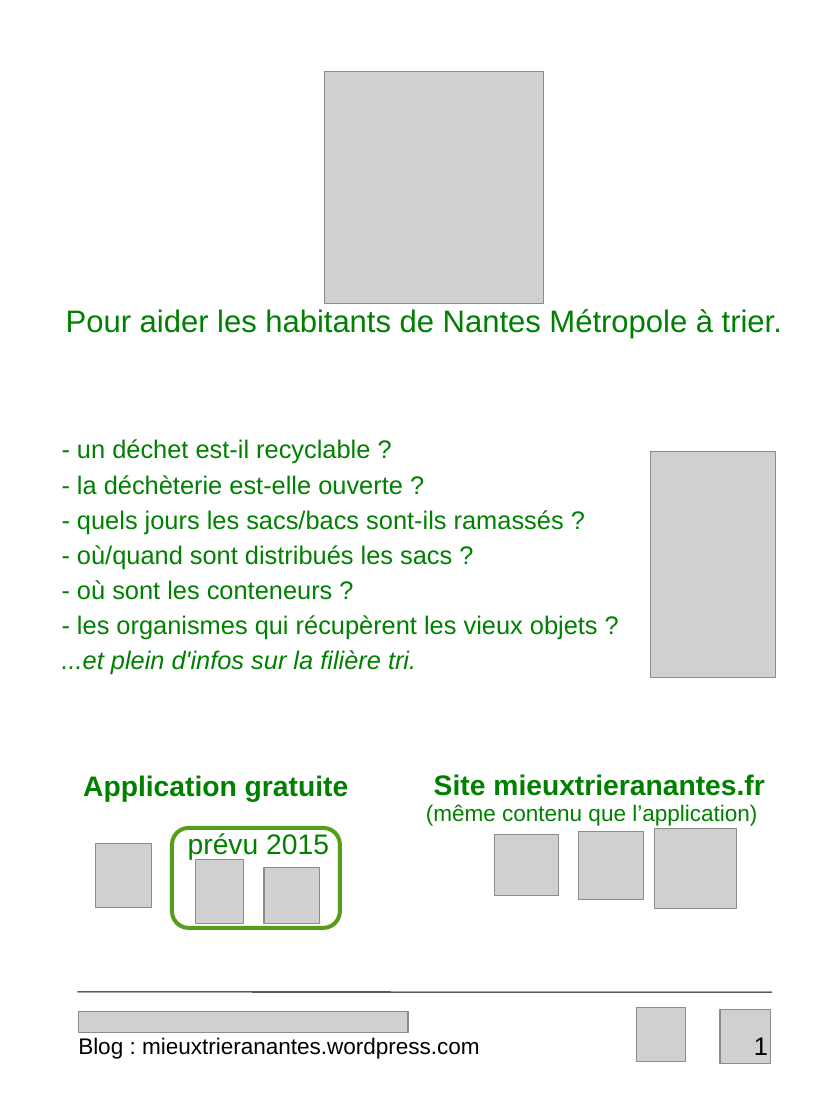
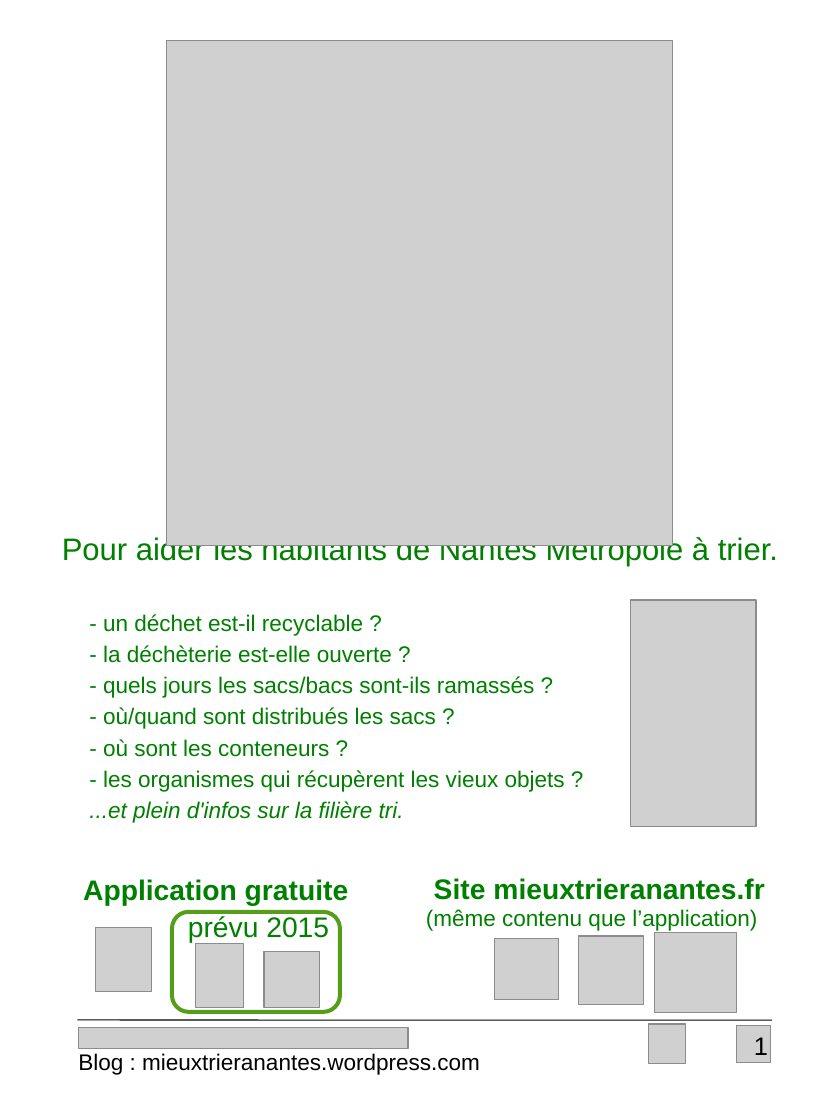
Before and after one commit to vivreanantes/VivreANantes_Complements, a slide deck: slide 1 of doc/affiche.ppt. Drawn at 840x1120 pixels with LibreOffice and Linux fonts; fonts in the diff are those of the drawing; grey boxes stand for pictures. Boxes give left, top, right and bottom in pixels: in the first picture for what was removed or moved away, otherwise in the second. Text is boxed around its words. In the diff, an @@ line names an element or a change of style, - is before the commit and + after.

```diff
--- a/doc/affiche.ppt
+++ b/doc/affiche.ppt
@@ picture resized from (x1=79, y1=1012, x2=408, y2=1032) to (x1=167, y1=40, x2=672, y2=545) @@
@@ text "Pour aider les habitants de ..." moved from (x1=66, y1=309, x2=782, y2=339) to (x1=62, y1=535, x2=778, y2=566) @@
@@ text "- un déchet est-il recyclable ..." moved from (x1=62, y1=439, x2=598, y2=674) to (x1=89, y1=614, x2=565, y2=823) @@
@@ text "- un déchet est-il recyclable ..." at (x1=89, y1=614, x2=565, y2=823): size 18 to 16 pt @@
@@ picture resized from (x1=495, y1=835, x2=559, y2=896) to (x1=631, y1=600, x2=756, y2=827) @@
@@ text "Application gratuite" moved from (x1=83, y1=775, x2=349, y2=802) to (x1=83, y1=879, x2=349, y2=906) @@
@@ text "Site mieuxtrieranantes.fr" moved from (x1=426, y1=774, x2=764, y2=826) to (x1=426, y1=878, x2=764, y2=931) @@
@@ picture resized from (x1=324, y1=72, x2=543, y2=304) to (x1=95, y1=927, x2=151, y2=991) @@
@@ text "prévu 2015" moved from (x1=188, y1=833, x2=329, y2=859) to (x1=188, y1=916, x2=329, y2=943) @@
@@ rounded rectangle moved from (x1=172, y1=828, x2=339, y2=927) to (x1=172, y1=912, x2=339, y2=1012) @@
@@ picture resized from (x1=264, y1=867, x2=320, y2=923) to (x1=196, y1=944, x2=244, y2=1008) @@
@@ picture resized from (x1=196, y1=859, x2=244, y2=923) to (x1=264, y1=952, x2=320, y2=1008) @@
@@ picture resized from (x1=579, y1=832, x2=643, y2=900) to (x1=495, y1=939, x2=559, y2=999) @@
@@ picture resized from (x1=654, y1=828, x2=735, y2=908) to (x1=579, y1=935, x2=643, y2=1004) @@
@@ picture resized from (x1=95, y1=844, x2=151, y2=908) to (x1=654, y1=932, x2=735, y2=1013) @@
@@ text "Blog : mieuxtrieranantes.wordpress.com" moved from (x1=78, y1=1037, x2=480, y2=1059) to (x1=78, y1=1053, x2=480, y2=1075) @@
@@ line moved from (77, 991) - (772, 992) to (77, 1020) - (772, 1020) @@
@@ picture resized from (x1=650, y1=451, x2=775, y2=677) to (x1=79, y1=1028, x2=408, y2=1048) @@
@@ picture resized from (x1=720, y1=1009, x2=771, y2=1063) to (x1=648, y1=1024, x2=685, y2=1063) @@
@@ picture resized from (x1=636, y1=1008, x2=686, y2=1061) to (x1=735, y1=1025, x2=770, y2=1062) @@
```
Also in this commit, not shown: 19 other files.
